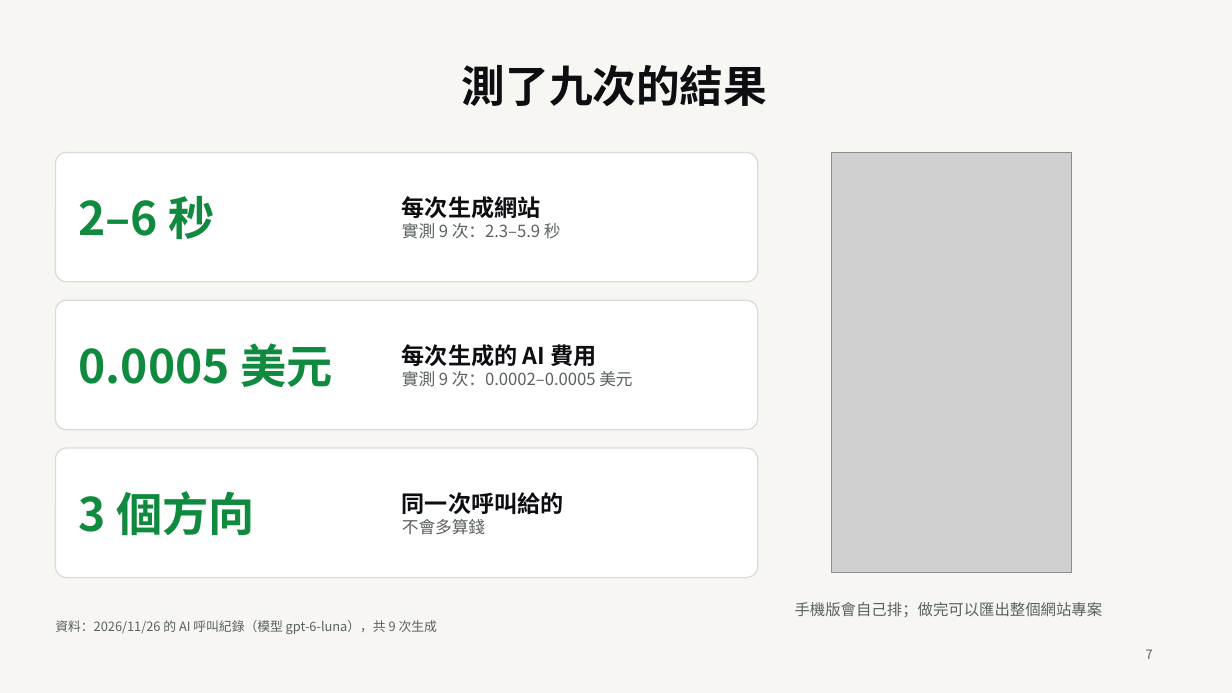
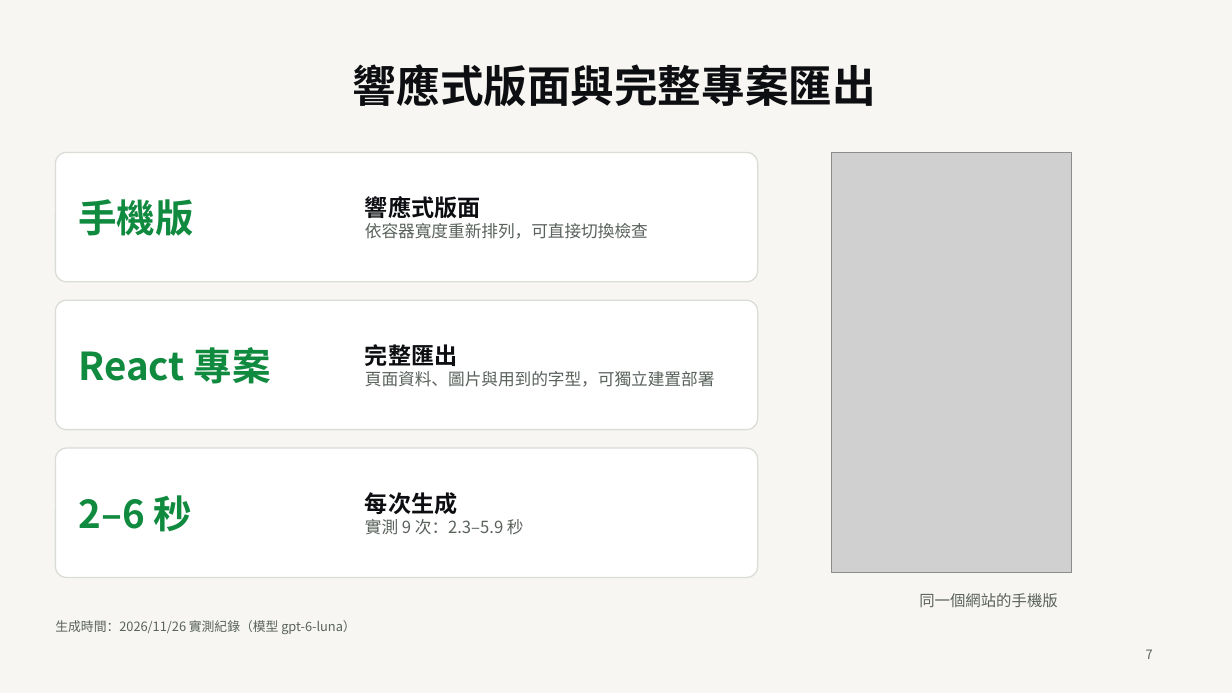
Before and after one commit to ChewyChloe/Sketch2Site, a slide deck: slide 7 of docs/demo-day/Sketch2Site-DemoDay-v1.pptx. Drawn at 1232x693 pixels with LibreOffice and Linux fonts; fonts in the diff are those of the drawing; grey boxes stand for pictures. Boxes give left, top, right and bottom in pixels: in the first picture for what was removed or moved away, otherwise in the second. Text is boxed around its words. In the diff, an @@ line names an element or a change of style, - is before the commit and + after.

```diff
--- a/docs/demo-day/Sketch2Site-DemoDay-v1.pptx
+++ b/docs/demo-day/Sketch2Site-DemoDay-v1.pptx
@@ title at bbox=[353, 64, 876, 106]: text changed @@
-測了九次的結果
+響應式版面與完整專案匯出
@@ text added at bbox=[79, 199, 194, 236], 30 pt, text #0F8A3E, bold @@
+手機版
@@ text at bbox=[365, 196, 648, 239]: text changed @@
-每次生成網站
-實測 9 次：2.3–5.9 秒
+響應式版面
+依容器寬度重新排列，可直接切換檢查
@@ text at bbox=[79, 347, 271, 384]: text changed; size 36 to 30 pt @@
-0.0005 美元
+React 專案
@@ text at bbox=[365, 344, 715, 387]: text changed @@
-每次生成的 AI 費用
-實測 9 次：0.0002–0.0005 美元
+完整匯出
+頁面資料、圖片與用到的字型，可獨立建置部署
@@ text "2–6 秒": place and size @@
-text "2–6 秒" at bbox=[79, 195, 215, 239]
+text "2–6 秒" at bbox=[79, 495, 192, 532]
@@ text "2–6 秒" at bbox=[79, 495, 192, 532]: size 36 to 30 pt @@
@@ text removed at bbox=[79, 491, 255, 536] @@
-3 個方向
@@ text at bbox=[365, 492, 524, 535]: text changed; size 18 to 13 pt; text colour #0D0E11 to #5A625C; bold off @@
-同一次呼叫給的
-不會多算錢
+每次生成
+實測 9 次：2.3–5.9 秒
@@ text at bbox=[919, 593, 1057, 607]: text changed @@
-手機版會自己排；做完可以匯出整個網站專案
+同一個網站的手機版
@@ text at bbox=[55, 620, 356, 634]: text changed @@
-資料：2026/11/26 的 AI 呼叫紀錄（模型 gpt-6-luna），共 9 次生成
+生成時間：2026/11/26 實測紀錄（模型 gpt-6-luna）
```
Also in this commit, not shown: 3 other slides changed, 2 slides added, 2 slides removed, 8 other files.
